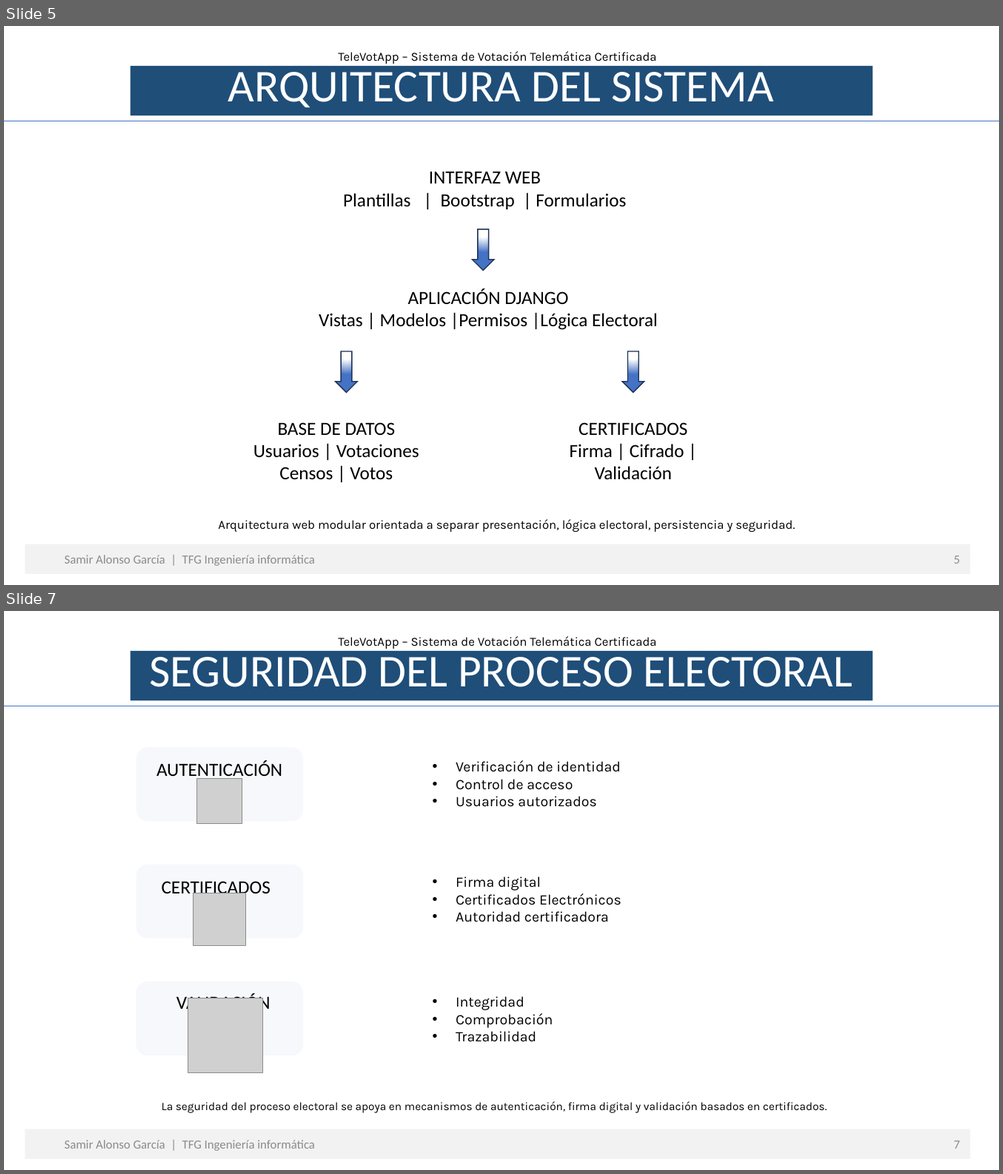
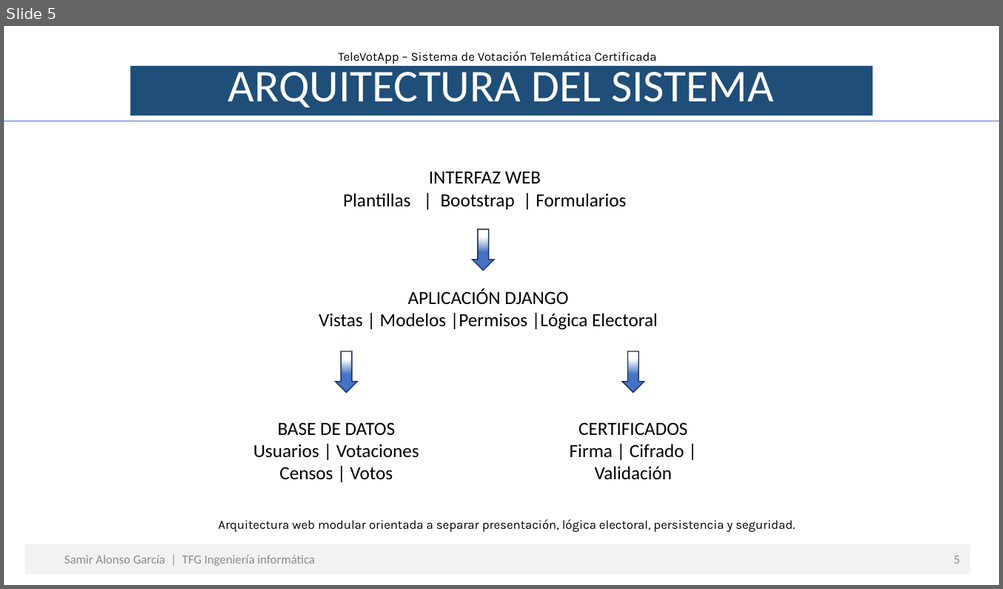
Before and after one commit to SamirAlonsoGarcia/TeleVotApp, a slide deck: DocumentosTFG/PresentaciónTFG.pptx. Shown one above the other, each under a label of ours: slides 5 and 7 before the commit, slide 5 after it; the slides between them are not shown. The pictures are 1003x1174 and 1003x589 pixels, drawn with LibreOffice and Linux fonts; fonts in the diff are those of the drawing; grey boxes stand for pictures. Boxes give left, top, right and bottom in pixels: in the first picture for what was removed or moved away, otherwise in the second. Text is boxed around its words. In the diff, an @@ line names an element or a change of style, - is before the commit and + after.

```diff
--- a/DocumentosTFG/PresentaciónTFG.pptx
+++ b/DocumentosTFG/PresentaciónTFG.pptx
@@ slide 7 removed at [4,611,999,1170], background #FFFFFF @@
@@ title removed at [130,651,873,701] @@
-SEGURIDAD DEL PROCESO ELECTORAL
@@ subtitle removed at [338,636,657,649] @@
-TeleVotApp – Sistema de Votación Telemática Certificada
@@ line removed from (4, 706) to (999, 706) @@
@@ rounded rectangle removed at [134,745,305,823] @@
@@ text removed at [156,760,282,780] @@
-AUTENTICACIÓN
@@ rounded rectangle removed at [392,744,802,822] @@
@@ text removed at [455,760,620,807] @@
-• Verificación de identidad
-• Control de acceso
-• Usuarios autorizados
@@ picture removed at [197,778,243,823] @@
@@ rounded rectangle removed at [134,863,305,941] @@
@@ rounded rectangle removed at [392,860,802,937] @@
@@ text removed at [455,877,621,923] @@
-• Firma digital
-• Certificados Electrónicos
-• Autoridad certificadora
@@ text removed at [162,881,270,898] @@
-CERTIFICADOS
@@ picture removed at [193,893,246,945] @@
@@ rounded rectangle removed at [134,980,305,1058] @@
@@ rounded rectangle removed at [392,981,802,1059] @@
@@ text removed at [176,994,270,1014] @@
-VALIDACIÓN
@@ picture removed at [188,999,263,1073] @@
@@ text removed at [455,997,552,1042] @@
-• Integridad
-• Comprobación
-• Trazabilidad
@@ text removed at [162,1102,826,1113] @@
-La seguridad del proceso electoral se apoya en mecanismos de autenticación, firma digital y validación basados en certificados.
@@ rectangle removed at [25,1130,970,1159] @@
-Samir Alonso García | TFG Ingeniería informática 7
```
Also in this commit, not shown: 1 slide changed, 1 other slide removed, 4 other files.
